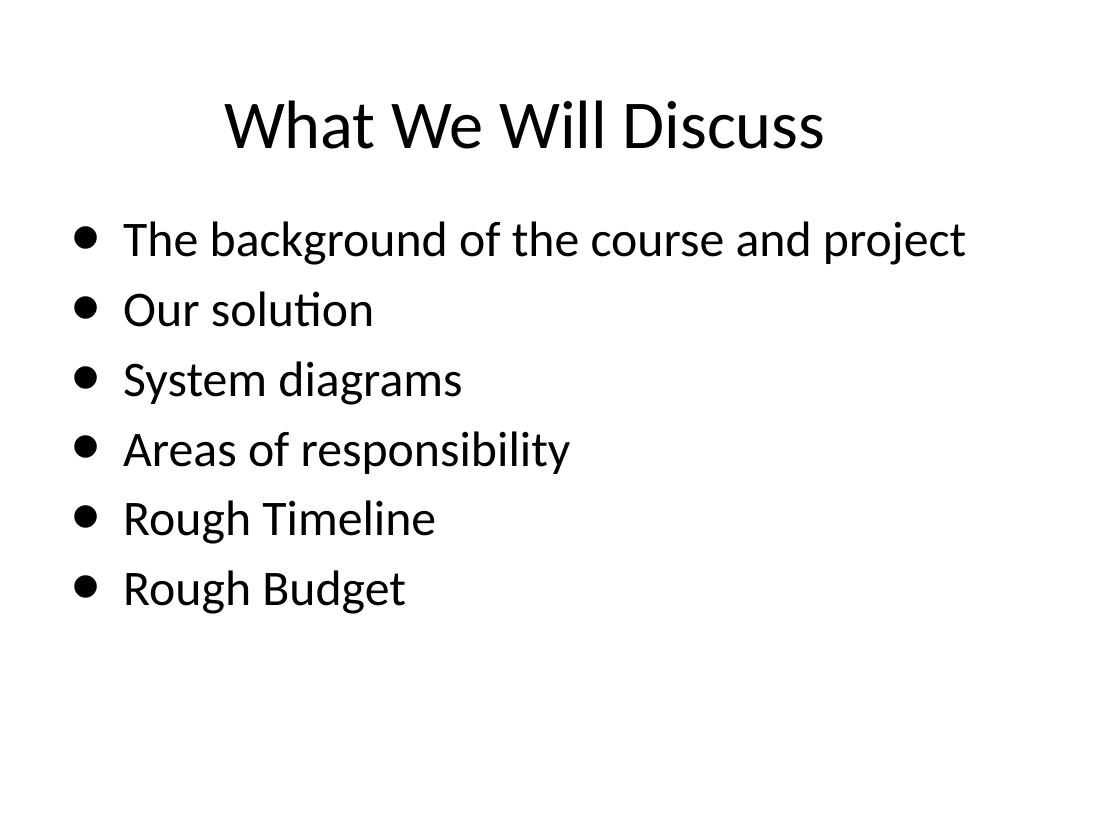
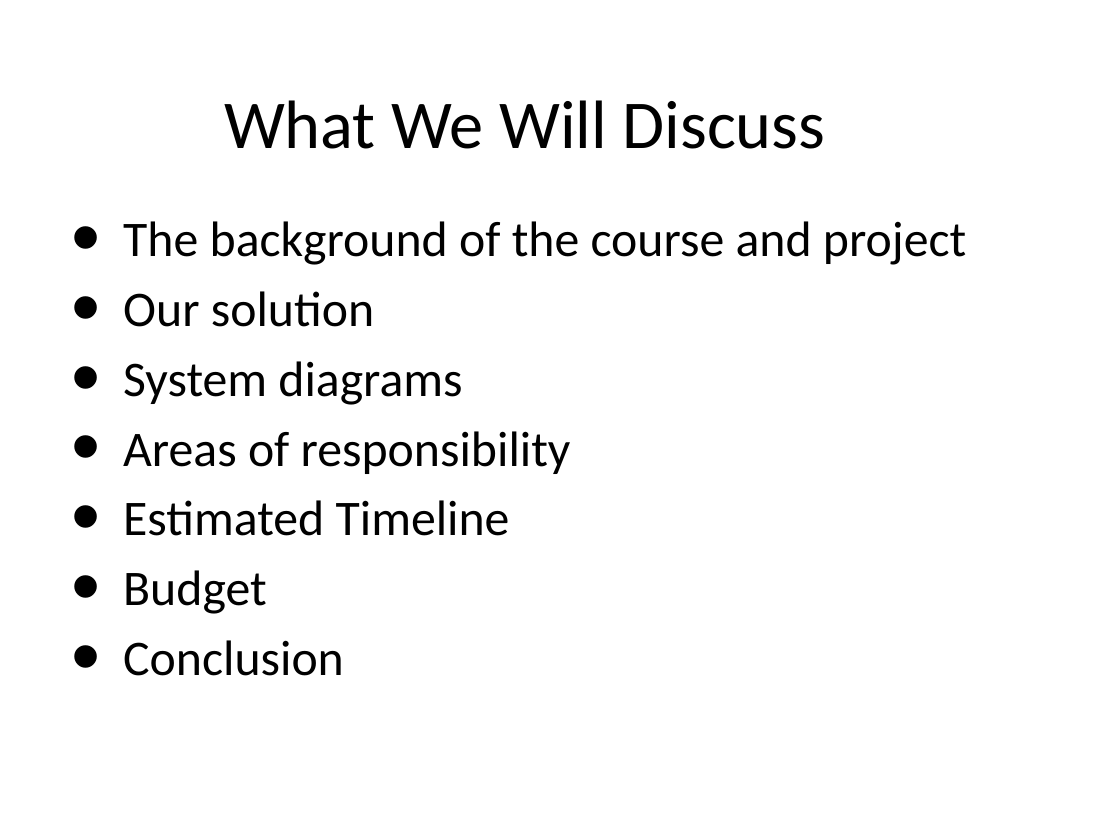
Before and after one commit to TheBengineer/Bridge-Tester, a slide deck: slide 2 of Presentations/February 10, 2014/Bridge Tester.pptx. Drawn at 1120x840 pixels with LibreOffice and Linux fonts; fonts in the diff are those of the drawing. Boxes give left, top, right and bottom in pixels: in the first picture for what was removed or moved away, otherwise in the second. Text is boxed around its words. In the diff, an @@ line names an element or a change of style, - is before the commit and + after.

```diff
--- a/Presentations/February 10, 2014/Bridge Tester.pptx
+++ b/Presentations/February 10, 2014/Bridge Tester.pptx
@@ text at <box>123,500,510,676</box>: text changed @@
-• Rough Timeline
-• Rough Budget
+• Estimated Timeline
+• Budget
+• Conclusion
```
Also in this commit, not shown: 5 other slides changed, 3 slides added, 2 slides removed, 1 other file.
